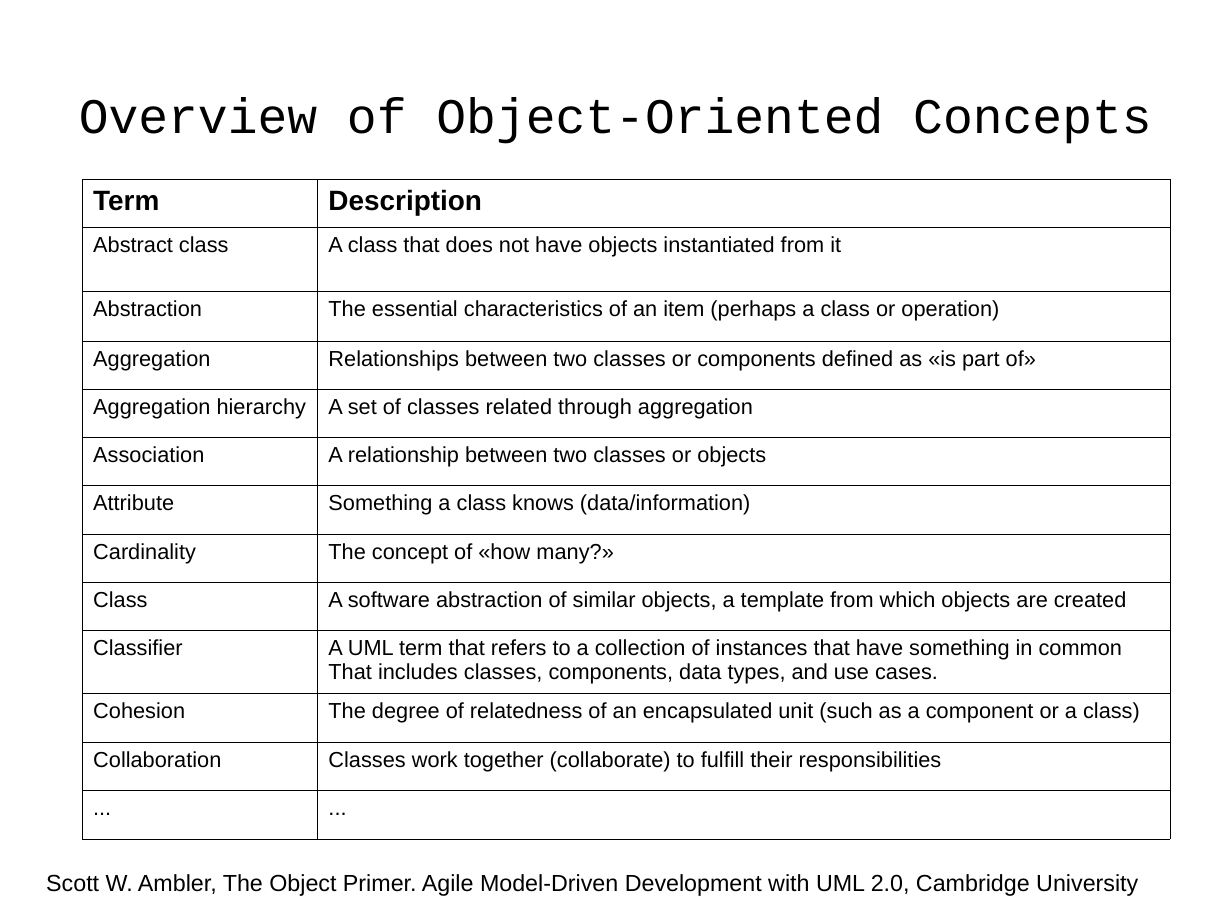
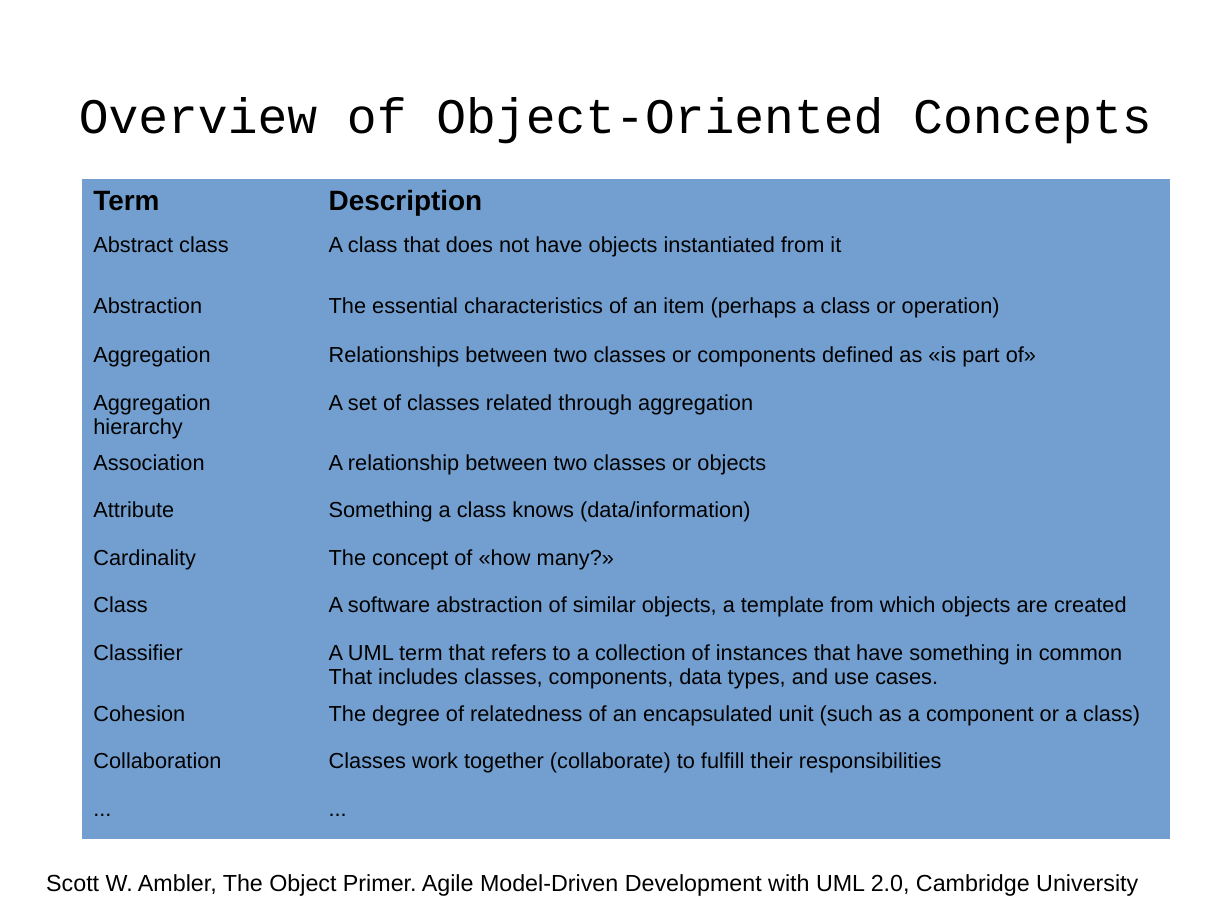
Before and after one commit to j-avdeev/EnterpriseSystemsDevelopment, a slide deck: slide 4 of Lec5 - UML-Requirements-Use Case/Enterprise System Development - lec day5 - UML-Requirements-Use Case.odp (slide 3 before the commit). Drawn at 1232x924 pixels with LibreOffice and Linux fonts; fonts in the diff are those of the drawing. Boxes give left, top, right and bottom in pixels: in the first picture for what was removed or moved away, otherwise in the second. Text is boxed around its words. In the diff, an @@ line names an element or a change of style, - is before the commit and + after.

```diff
--- a/Lec5 - UML-Requirements-Use Case/Enterprise System Development - lec day5 - UML-Requirements-Use Case.odp
+++ b/Lec5 - UML-Requirements-Use Case/Enterprise System Development - lec day5 - UML-Requirements-Use Case.odp
@@ table at box(83, 179, 1172, 838) @@
@@ fill none to #729FCF in 26 cells @@
@@ borders changed @@
```
Also in this commit, not shown: 18 other slides changed, 1 slide added, 1 other file.
